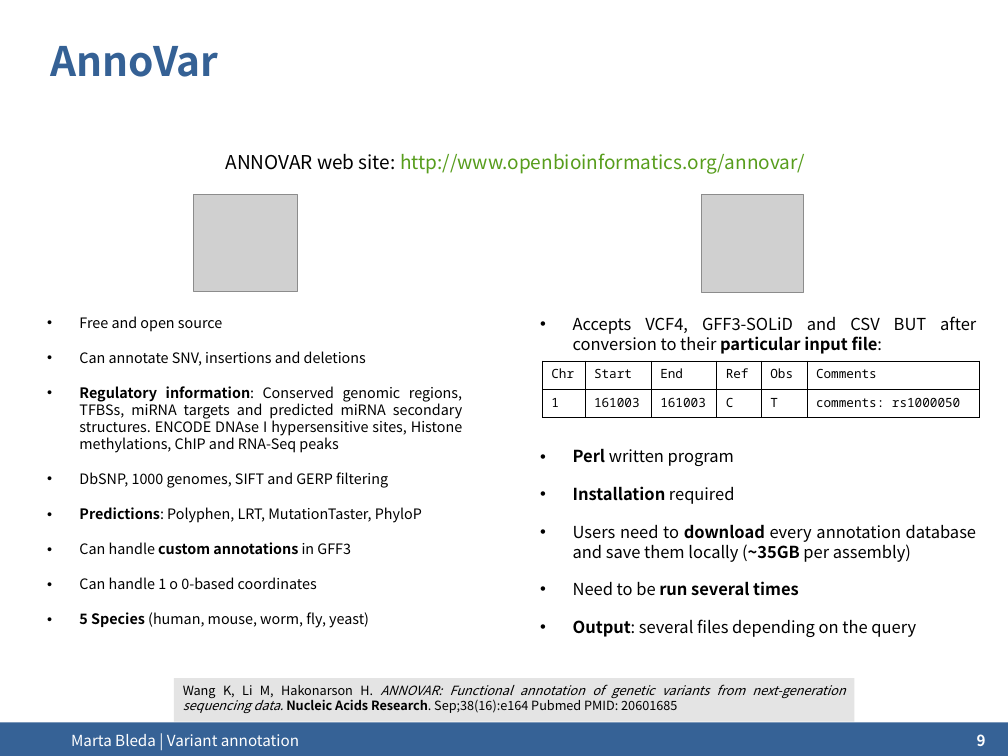
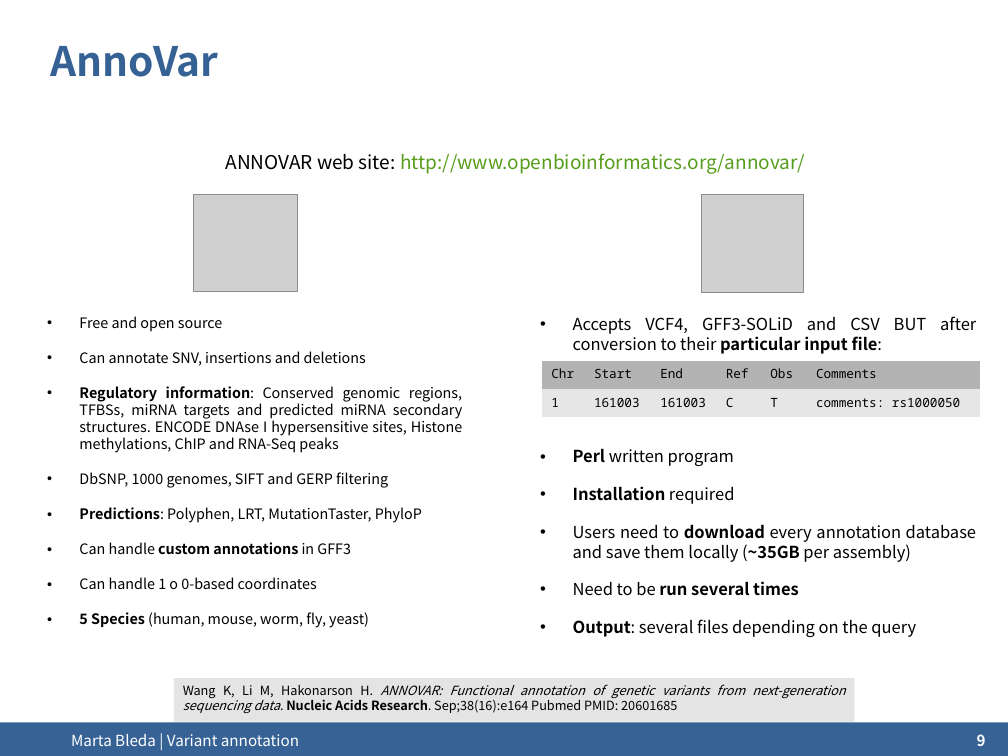
Before and after one commit to ngs-course/ngs-course.github.io, a slide deck: slide 9 of Course_Materials/variant_annotation/presentation/2014-Cambridge_variant_annotation.odp. Drawn at 1008x756 pixels with LibreOffice and Linux fonts; fonts in the diff are those of the drawing; grey boxes stand for pictures; background and template pictures are left out. Boxes give left, top, right and bottom in pixels: in the first picture for what was removed or moved away, otherwise in the second. Text is boxed around its words. In the diff, an @@ line names an element or a change of style, - is before the commit and + after.

```diff
--- a/Course_Materials/variant_annotation/presentation/2014-Cambridge_variant_annotation.odp
+++ b/Course_Materials/variant_annotation/presentation/2014-Cambridge_variant_annotation.odp
@@ table at box(542, 361, 981, 418) @@
@@ fill none to #B3B3B3 in row 1 @@
@@ fill none to #E6E6E6 in row 2 @@
@@ borders changed @@
```
Also in this commit, not shown: 2 other slides changed, 1 other file.
